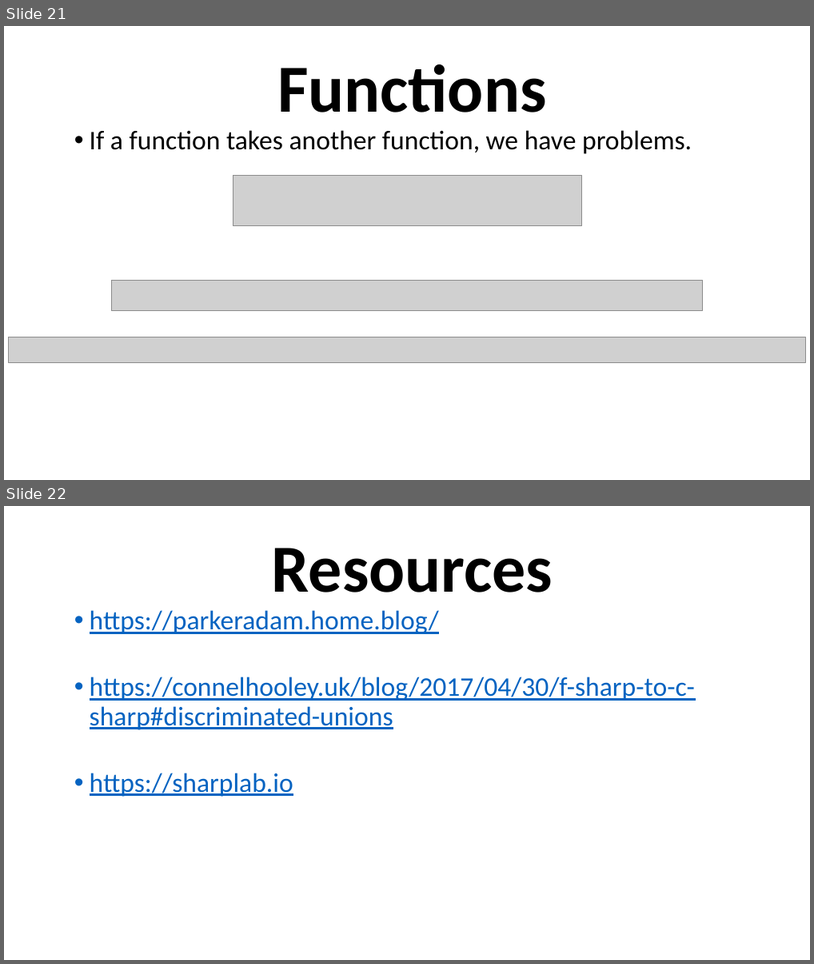
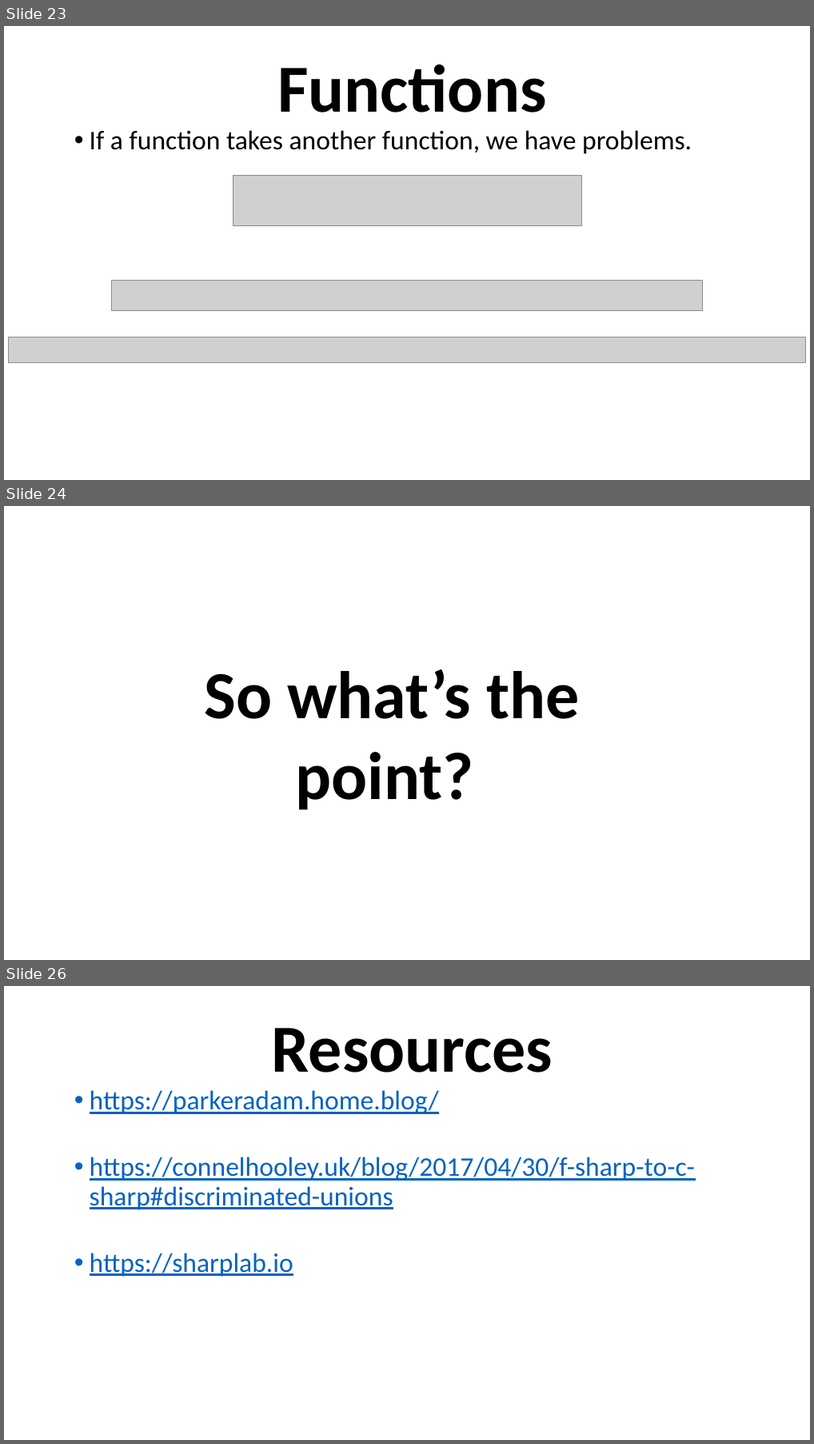
Before and after one commit to grab-a-byte/DotnetInterop, a slide deck: DotnetInteropSlides.pptx. Shown one above the other, each under a label of ours: slides 21 and 22 before the commit, slides 23, 24 and 26 after it; the slides between them are not shown. The pictures are 814x964 and 814x1444 pixels, drawn with LibreOffice and Linux fonts; fonts in the diff are those of the drawing; grey boxes stand for pictures. Boxes give left, top, right and bottom in pixels: in the first picture for what was removed or moved away, otherwise in the second. Text is boxed around its words. In the diff, an @@ line names an element or a change of style, - is before the commit and + after.

```diff
--- a/DotnetInteropSlides.pptx
+++ b/DotnetInteropSlides.pptx
@@ slide 24 added at (4,506,810,960), background #FFFFFF @@
@@ text added at (205,669,579,810), 80 pt, text #000000, bold @@
+So what’s the point?
@@ what was slide 21 is now slide 23 @@
@@ what was slide 22 is now slide 26 @@
```
Also in this commit, not shown: 6 slides changed, 3 other slides added.
